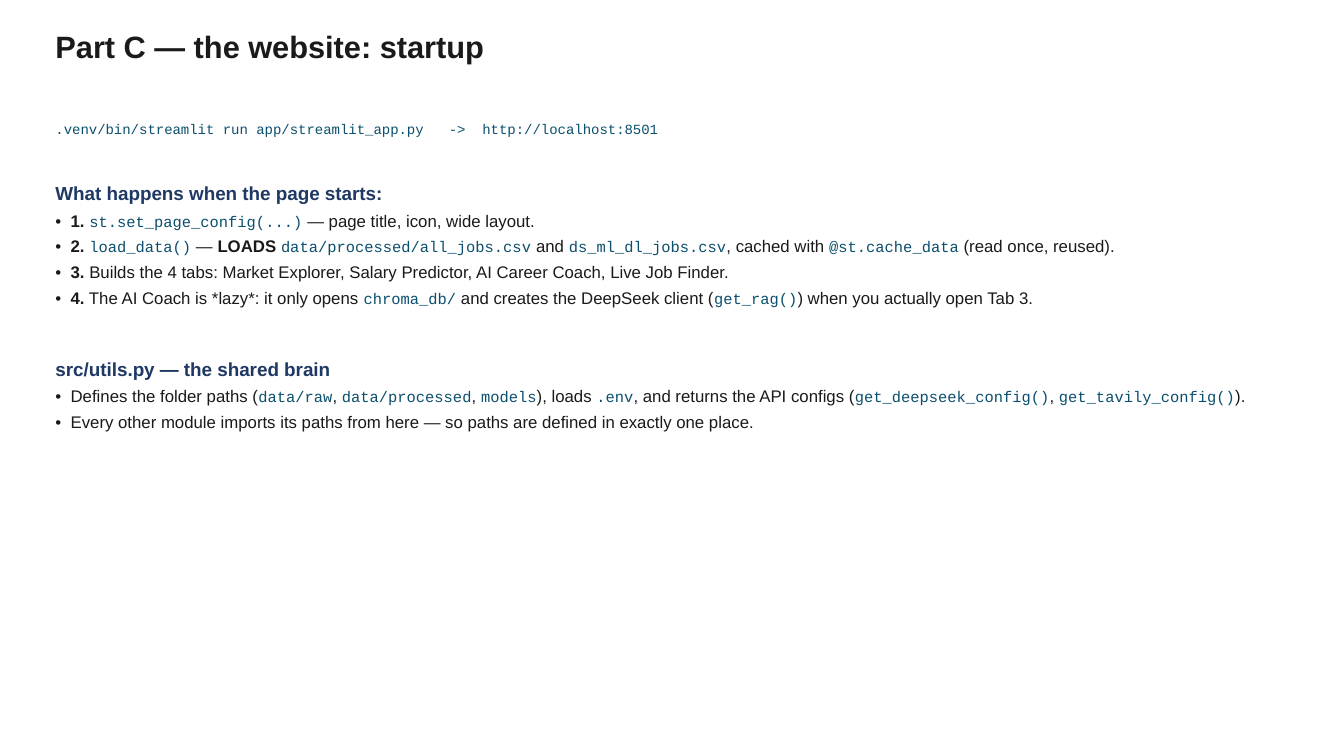
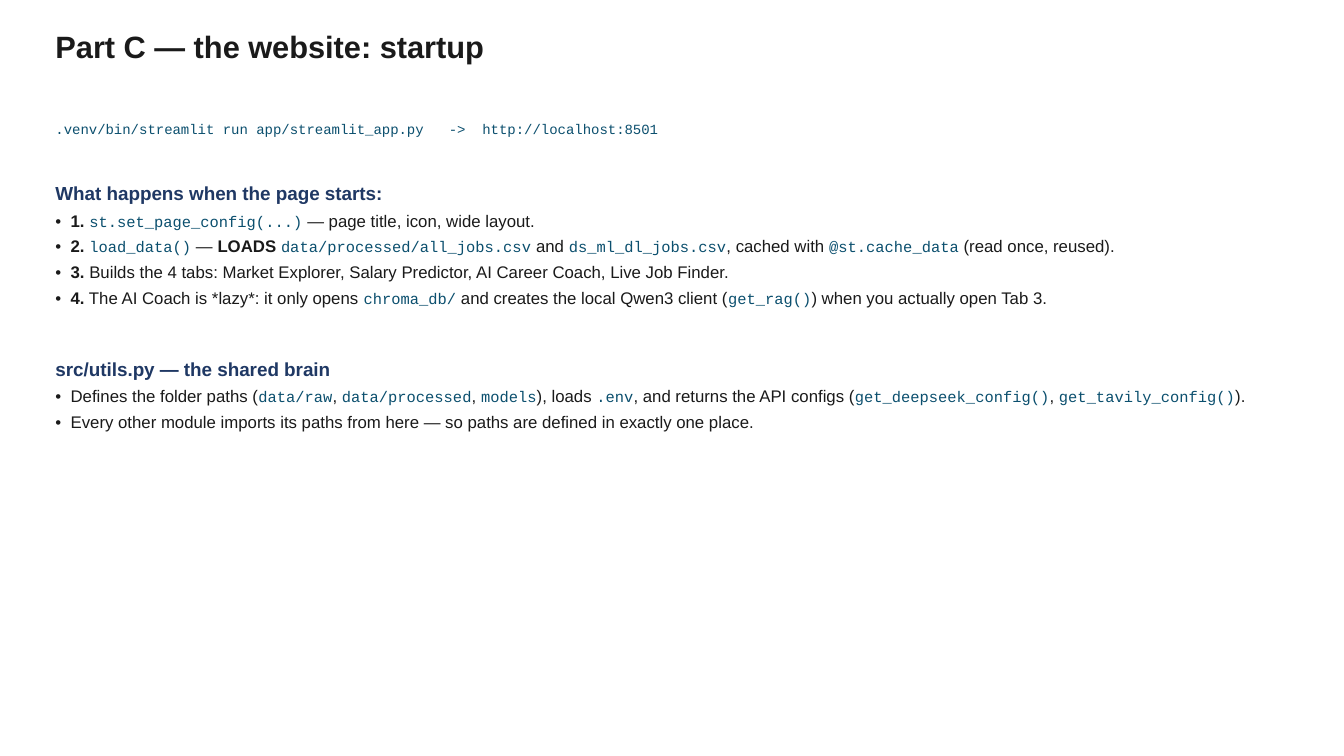
Before and after one commit to windows2t2/project-graduation, a slide deck: slide 15 of presentation.pptx. Drawn at 1344x756 pixels with LibreOffice and Linux fonts; fonts in the diff are those of the drawing. Boxes give left, top, right and bottom in pixels: in the first picture for what was removed or moved away, otherwise in the second. Text is boxed around its words. In the diff, an @@ line names an element or a change of style, - is before the commit and + after.

```diff
--- a/presentation.pptx
+++ b/presentation.pptx
@@ text at (71, 292, 1047, 308): text changed @@
-• 4. The AI Coach is *lazy*: it only opens chroma_db/ and creates the DeepSeek client (get_rag()) when you actually open Tab 3.
+• 4. The AI Coach is *lazy*: it only opens chroma_db/ and creates the local Qwen3 client (get_rag()) when you actually open Tab 3.
```
Also in this commit, not shown: 6 other slides changed, 2 other files.
